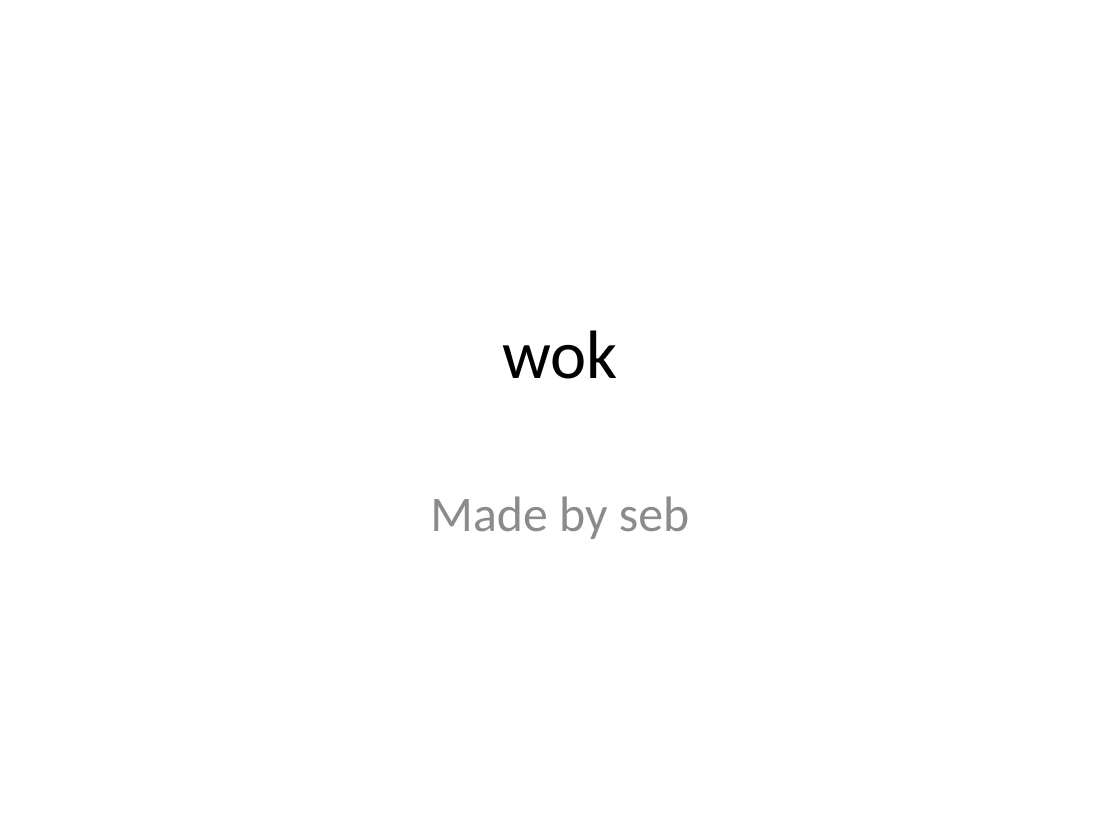
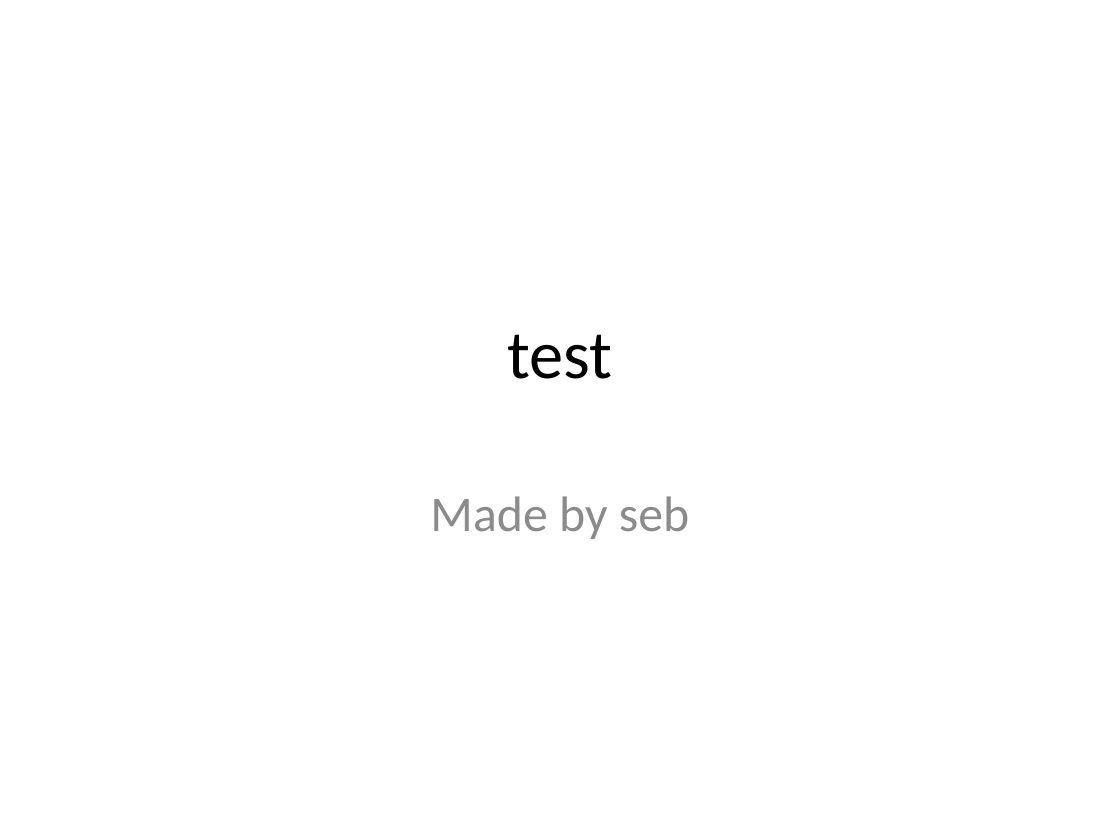
Before and after one commit to UnknownExplorerSK/presentation, a slide deck: slide 1 of Testing.pptx. Drawn at 1120x840 pixels with LibreOffice and Linux fonts; fonts in the diff are those of the drawing. Boxes give left, top, right and bottom in pixels: in the first picture for what was removed or moved away, otherwise in the second. Text is boxed around its words. In the diff, an @@ line names an element or a change of style, - is before the commit and + after.

```diff
--- a/Testing.pptx
+++ b/Testing.pptx
@@ title at box(507, 334, 612, 379): text changed @@
-wok
+test
```
Also in this commit, not shown: 1 other slide changed, 1 slide added, 5 slides removed, 2 other files.
